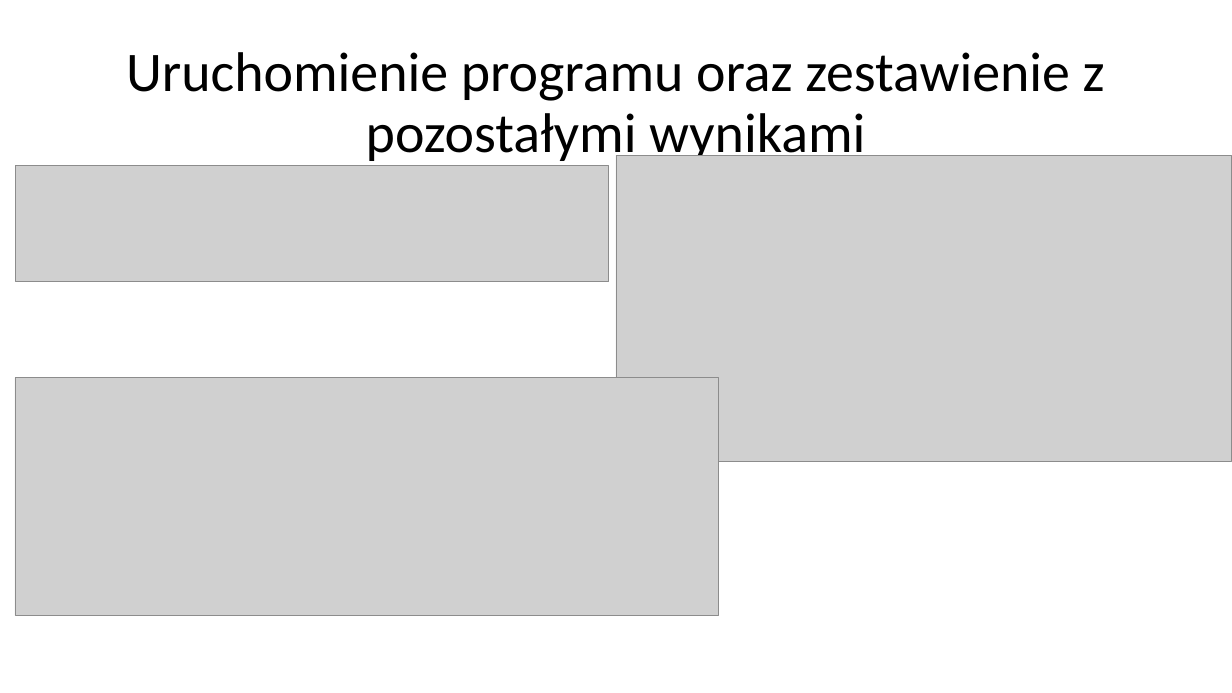
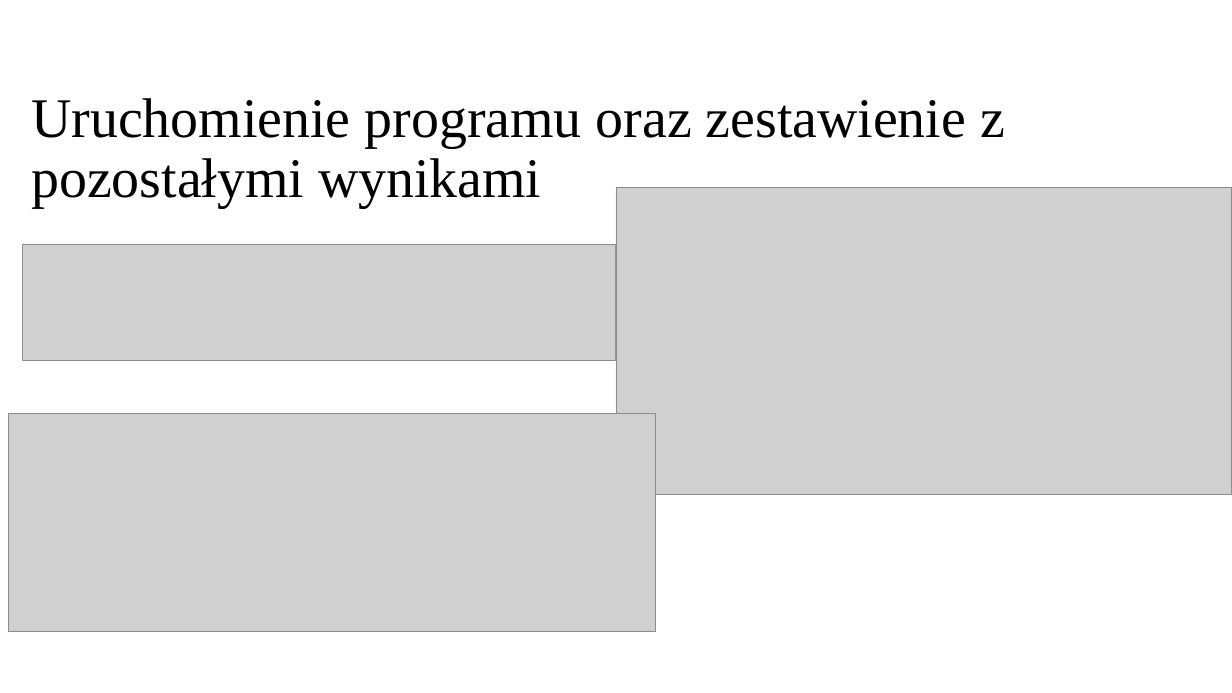
Before and after one commit to fraczpa22/SDUP_BWT_transformata, a slide deck: slide 8 of mpims_Paweł_Frączkiewicz.ppt. Drawn at 1232x693 pixels with LibreOffice and Linux fonts; fonts in the diff are those of the drawing; grey boxes stand for pictures; background and template pictures are left out. Boxes give left, top, right and bottom in pixels: in the first picture for what was removed or moved away, otherwise in the second. Text is boxed around its words. In the diff, an @@ line names an element or a change of style, - is before the commit and + after.

```diff
--- a/mpims_Paweł_Frączkiewicz.ppt
+++ b/mpims_Paweł_Frączkiewicz.ppt
@@ title "Uruchomienie programu oraz zestawienie z ...": place and size @@
-title "Uruchomienie programu oraz zestawienie z ..." at box(126, 52, 1105, 165)
+title "Uruchomienie programu oraz zestawienie z ..." at box(31, 98, 1005, 208)
@@ title "Uruchomienie programu oraz zestawienie z ..." at box(31, 98, 1005, 208): font Calibri to Times New Roman; alignment centre to left @@
@@ picture: place and size @@
-picture at box(616, 155, 1232, 461)
+picture at box(616, 188, 1232, 494)
@@ picture: place and size @@
-picture at box(16, 166, 609, 283)
+picture at box(23, 244, 616, 361)
@@ picture: place and size @@
-picture at box(15, 378, 719, 616)
+picture at box(8, 413, 656, 632)
```
Also in this commit, not shown: 7 other slides changed.
